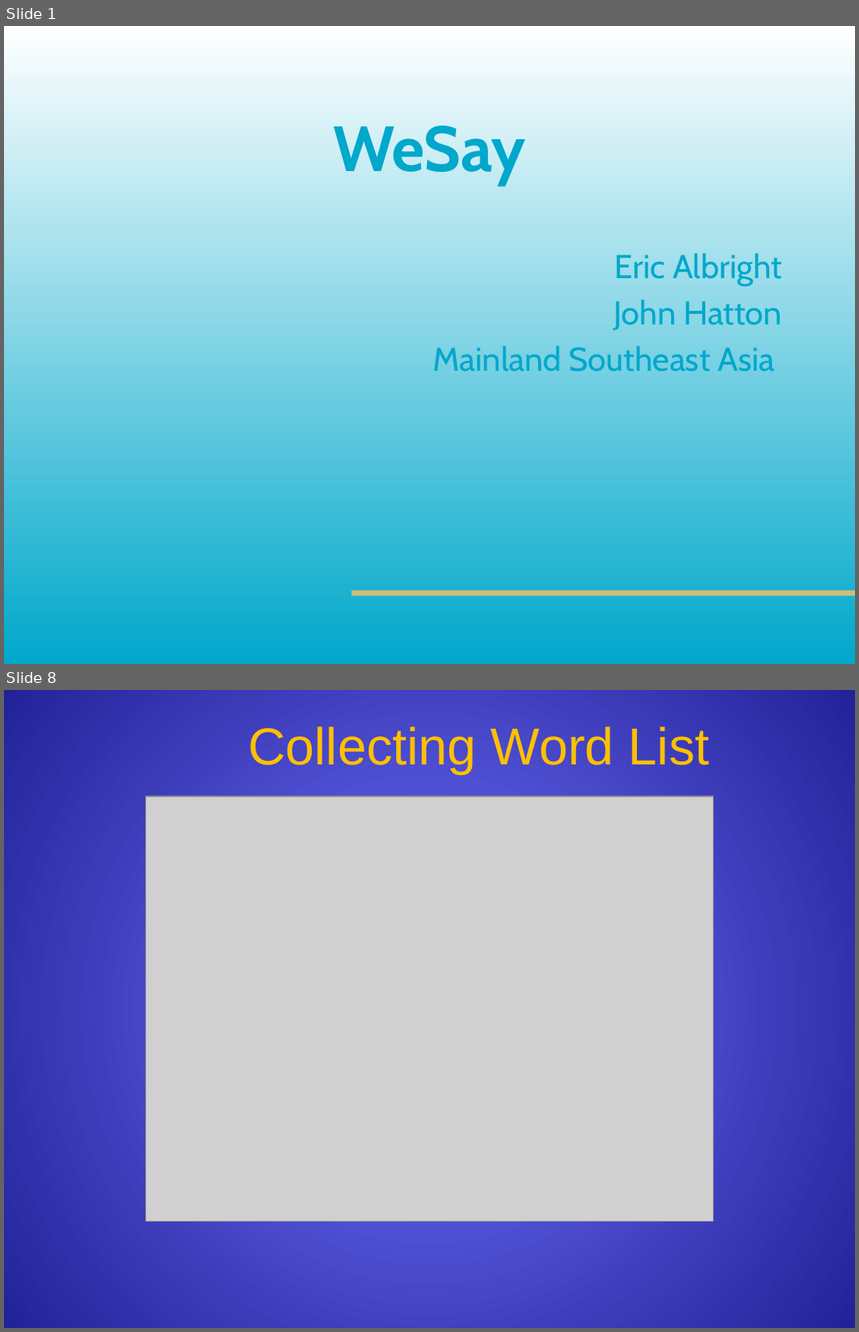
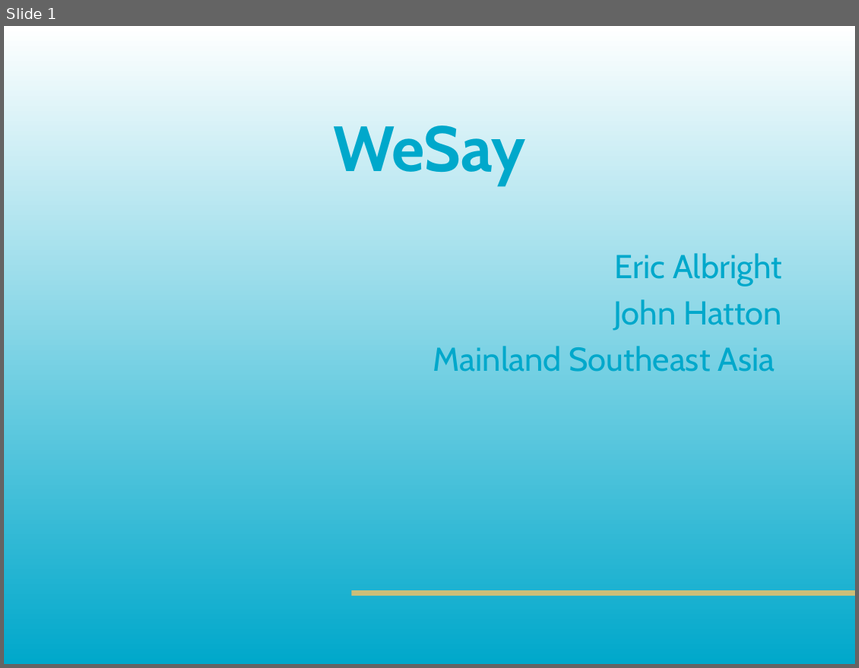
Before and after one commit to sillsdev/wesay, a slide deck: Presentations/CTC2006/V1.pptx. Shown one above the other, each under a label of ours: slides 1 and 8 before the commit, slide 1 after it; the slides between them are not shown. The pictures are 859x1332 and 859x668 pixels, drawn with LibreOffice and Linux fonts; fonts in the diff are those of the drawing; grey boxes stand for pictures; background and template pictures are left out. Boxes give left, top, right and bottom in pixels: in the first picture for what was removed or moved away, otherwise in the second. Text is boxed around its words. In the diff, an @@ line names an element or a change of style, - is before the commit and + after.

```diff
--- a/Presentations/CTC2006/V1.pptx
+++ b/Presentations/CTC2006/V1.pptx
@@ slide 8 removed at <box>4,690,855,1328</box>, background gradient #7373FF to #222297 @@
@@ title removed at <box>248,726,709,774</box> @@
-Collecting Word List
@@ picture removed at <box>146,796,714,1222</box> @@
```
Also in this commit, not shown: 3 slides changed, 4 slides added, 16 other slides removed, 4 other files.
